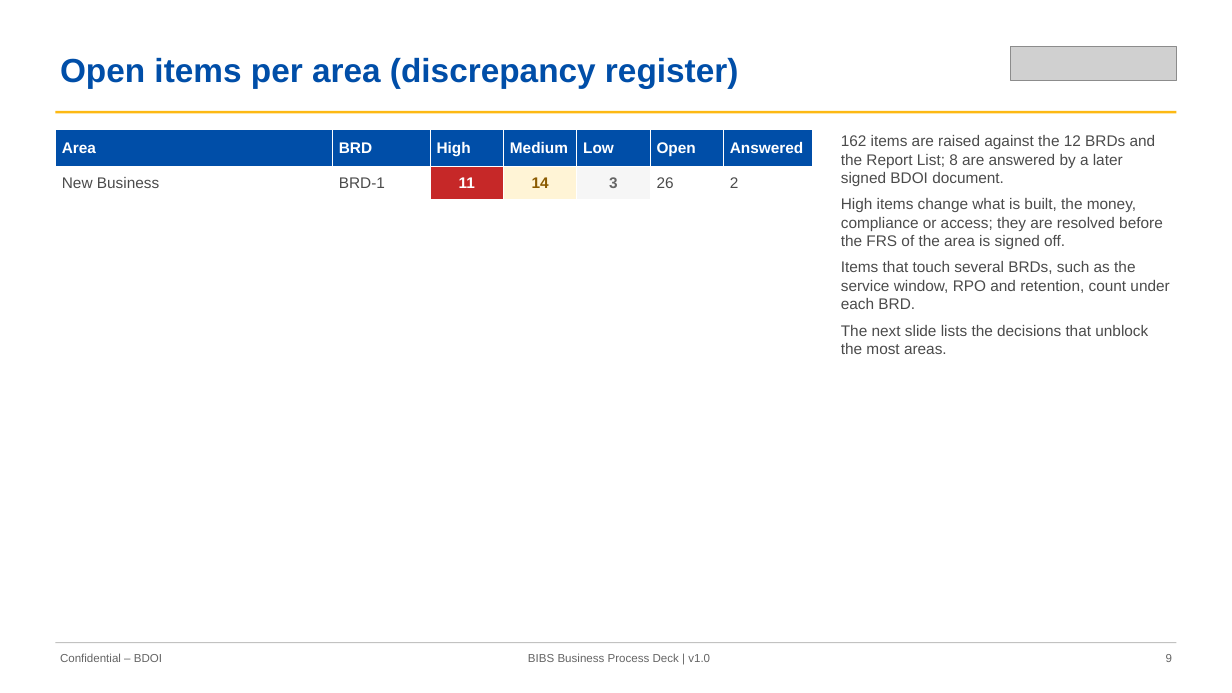
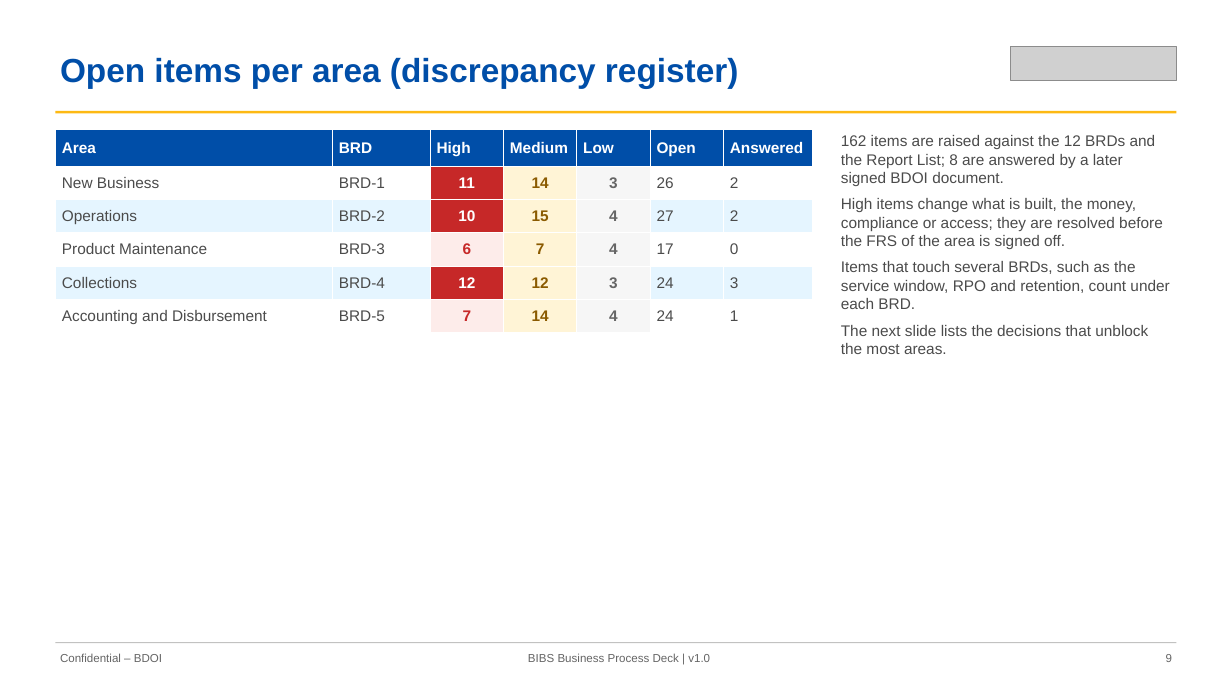
Before and after one commit to IortaTexhNXT-DEV/FinVerse, a slide deck: slide 9 of docs/deliverables/out/Decks/BIBS_Deck_BRD-00_Business_Process_AsIs_Envisioned_BestPractice_v1.0.pptx. Drawn at 1232x693 pixels with LibreOffice and Linux fonts; fonts in the diff are those of the drawing; grey boxes stand for pictures. Boxes give left, top, right and bottom in pixels: in the first picture for what was removed or moved away, otherwise in the second. Text is boxed around its words. In the diff, an @@ line names an element or a change of style, - is before the commit and + after.

```diff
--- a/docs/deliverables/out/Decks/BIBS_Deck_BRD-00_Business_Process_AsIs_Envisioned_BestPractice_v1.0.pptx
+++ b/docs/deliverables/out/Decks/BIBS_Deck_BRD-00_Business_Process_AsIs_Envisioned_BestPractice_v1.0.pptx
@@ table at bbox=[55, 129, 812, 333] @@
+row 3: Operations | BRD-2 | 10 | 15 | 4 | 27 | 2
+row 4: Product Maintenance | BRD-3 | 6 | 7 | 4 | 17 | 0
+row 5: Collections | BRD-4 | 12 | 12 | 3 | 24 | 3
+row 6: Accounting and Disbursement | BRD-5 | 7 | 14 | 4 | 24 | 1
```
Also in this commit, not shown: 6 other slides changed, 32 slides added, 31 other files.
